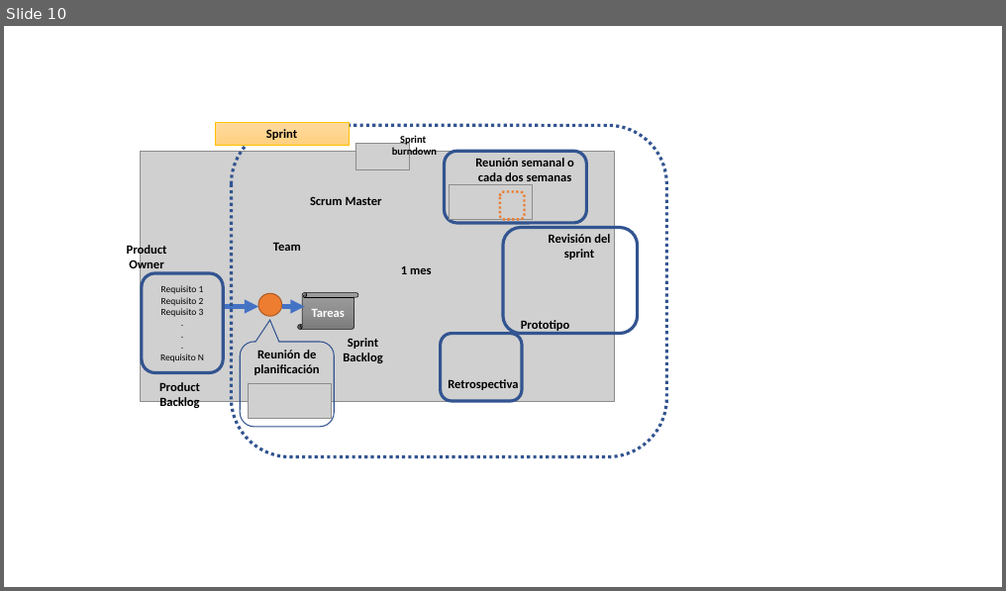
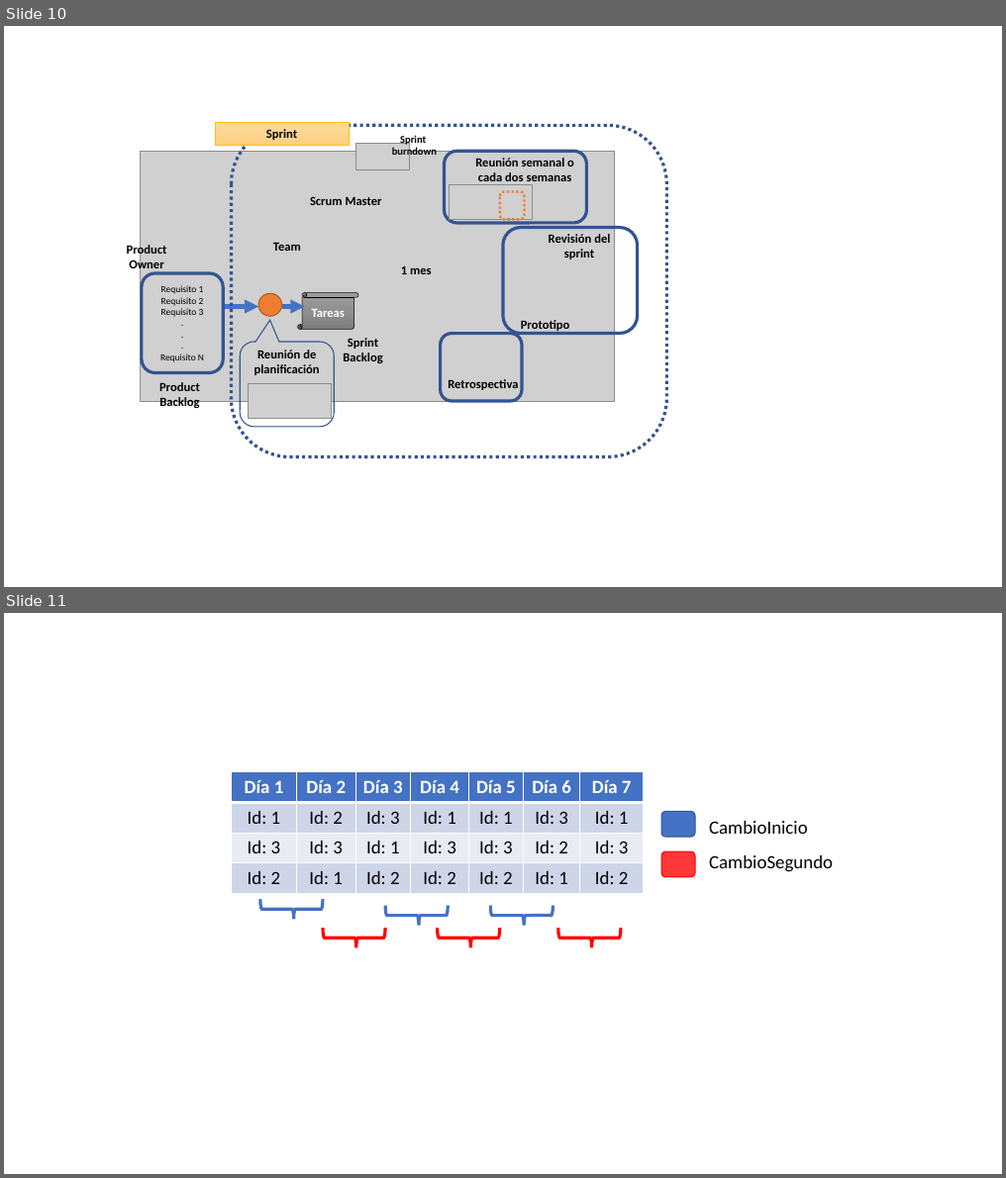
Before and after one commit to kikejosan/EolicSimulatorCEP, a slide deck: docs/Diagrama de arquitectura.pptx. Shown one above the other, each under a label of ours: slide 10 before the commit, slides 10 and 11 after it. The pictures are 1006x591 and 1006x1178 pixels, drawn with LibreOffice and Linux fonts; fonts in the diff are those of the drawing; grey boxes stand for pictures. Boxes give left, top, right and bottom in pixels: in the first picture for what was removed or moved away, otherwise in the second. Text is boxed around its words. In the diff, an @@ line names an element or a change of style, - is before the commit and + after.

```diff
--- a/docs/Diagrama de arquitectura.pptx
+++ b/docs/Diagrama de arquitectura.pptx
@@ slide 11 added at (x1=4, y1=613, x2=1002, y2=1174), background #FFFFFF @@
@@ table added at (x1=232, y1=772, x2=645, y2=894), 4 rows, 7 columns @@
+Día 1 | Día 2 | Día 3 | Día 4 | Día 5 | Día 6 | Día 7
+Id: 1 | Id: 2 | Id: 3 | Id: 1 | Id: 1 | Id: 3 | Id: 1
+Id: 3 | Id: 3 | Id: 1 | Id: 3 | Id: 3 | Id: 2 | Id: 3
+Id: 2 | Id: 1 | Id: 2 | Id: 2 | Id: 2 | Id: 1 | Id: 2
@@ rounded rectangle added at (x1=661, y1=811, x2=695, y2=837), fill #4472C4, outline #325491 1 pt @@
@@ text added at (x1=709, y1=821, x2=808, y2=834), 18 pt, text #000000 @@
+CambioInicio
@@ rounded rectangle added at (x1=661, y1=852, x2=695, y2=877), fill #FF3737, outline #FF0000 1 pt @@
@@ text added at (x1=709, y1=856, x2=833, y2=872), 18 pt, text #000000 @@
+CambioSegundo
@@ left brace added at (x1=260, y1=899, x2=323, y2=919), outline #4472C4 3 pt @@
@@ left brace added at (x1=386, y1=905, x2=448, y2=925), outline #4472C4 3 pt @@
@@ left brace added at (x1=491, y1=905, x2=552, y2=925), outline #4472C4 3 pt @@
@@ left brace added at (x1=323, y1=928, x2=385, y2=948), outline #FF0000 3 pt @@
@@ left brace added at (x1=438, y1=928, x2=500, y2=948), outline #FF0000 3 pt @@
@@ left brace added at (x1=558, y1=928, x2=621, y2=948), outline #FF0000 3 pt @@
```
Also in this commit, not shown: 33 other files.
